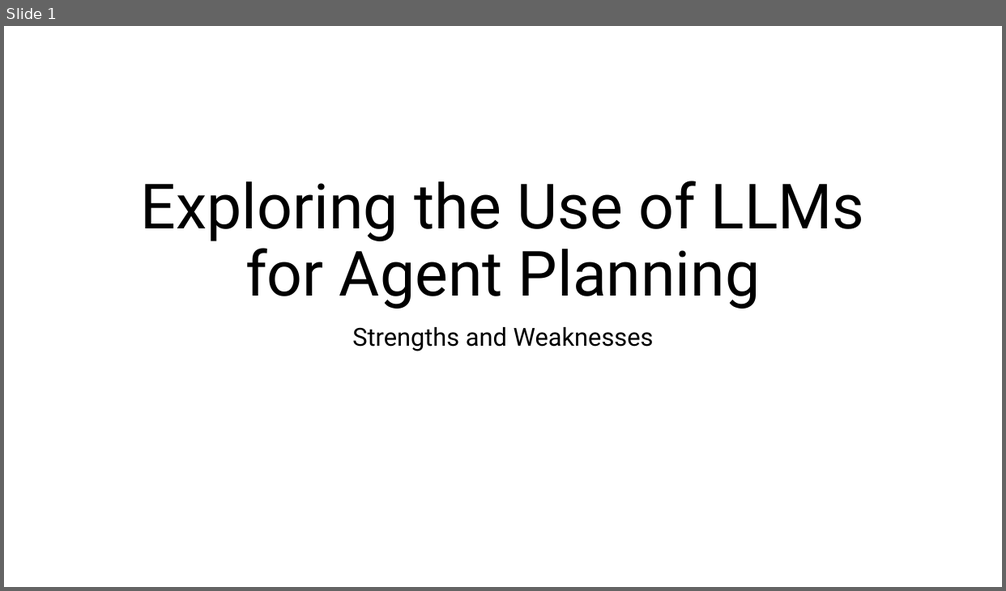
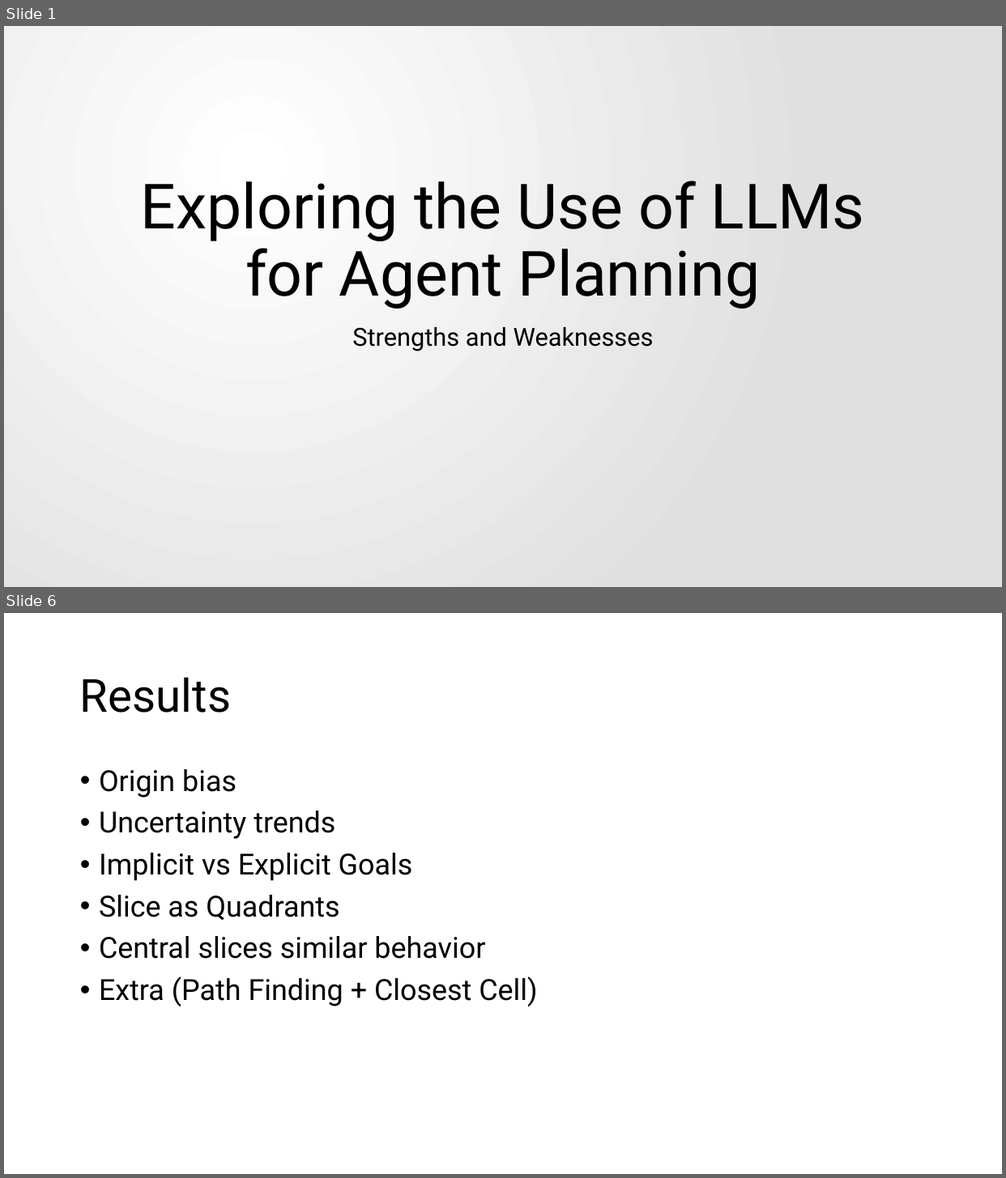
Before and after one commit to davidemodolo/master_thesis, a slide deck: presentation/Exploring the Use of LLMs for Agent Planning.pptx. Shown one above the other, each under a label of ours: slide 1 before the commit, slides 1 and 6 after it; the slides between them are not shown. The pictures are 1006x591 and 1006x1178 pixels, drawn with LibreOffice and Linux fonts; fonts in the diff are those of the drawing. Boxes give left, top, right and bottom in pixels: in the first picture for what was removed or moved away, otherwise in the second. Text is boxed around its words. In the diff, an @@ line names an element or a change of style, - is before the commit and + after.

```diff
--- a/presentation/Exploring the Use of LLMs for Agent Planning.pptx
+++ b/presentation/Exploring the Use of LLMs for Agent Planning.pptx
@@ slide 6 added at (4,613,1002,1174), background #FFFFFF @@
@@ title added at (80,677,231,713), 44 pt, text #000000 @@
+Results
@@ text added at (99,769,537,1007), 28 pt, text #000000 @@
+• Origin bias
+• Uncertainty trends
+• Implicit vs Explicit Goals
+• Slice as Quadrants
+• Central slices similar behavior
+• Extra (Path Finding + Closest Cell)
@@ slide 1 changed as well @@
@@ background #FFFFFF to gradient #FFFFFF to #E1E1E1 @@
```
Also in this commit, not shown: 5 other slides added, 3 other files.
